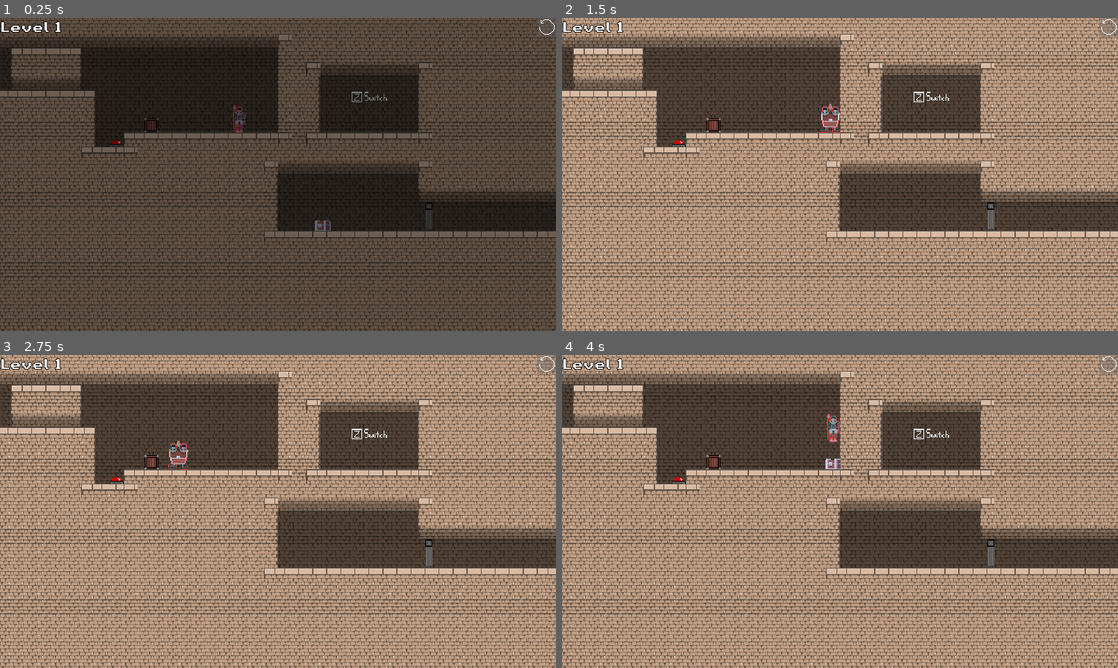
Above: before the commit, frames 1-4 (two rows, left to right).
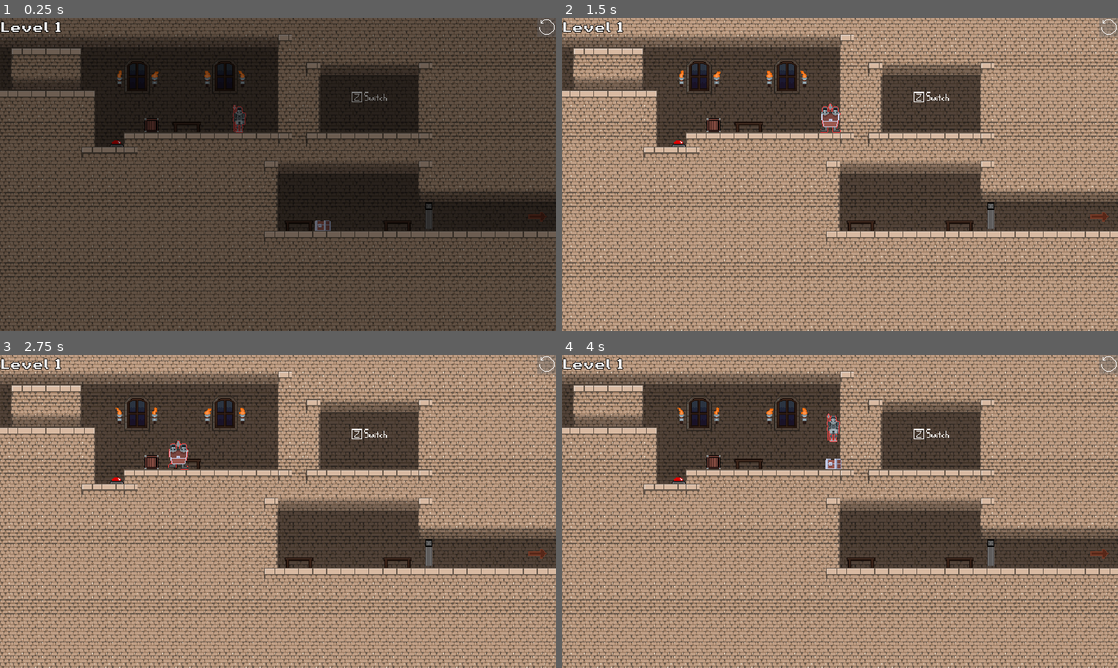
Above: after the commit, the same moments.

Repository: FireSquid6/Poltergeist-Heist
Game: Godot game, scene res://scenes/level_2.tscn
The game is run twice, just before and just after one commit, with the same random seed, the same clock (stepped at 60 frames per second) and the same inputs. This scene is started directly instead of the project's main scene.
Inputs (mouse positions are in pixels of both pictures, inside the frame that each line leads up to):
- Up to frame 1 (0.25 s): no input
- Up to frame 2 (1.5 s): move the mouse to (962, 158) at 0.52 s; hold Right (plr_right) from 0.53 s (still down); click (962, 158) at 0.6 s; tap Up (plr_jump) at 0.77 s; move the mouse to (728, 190) at 1.27 s; tap X (plr_merge) at 1.35 s
- Up to frame 3 (2.75 s): tap Up (plr_jump) at 1.52 s; move the mouse to (333, 442) at 2.02 s; release Right (plr_right) at 2.03 s; hold Left (plr_left) from 2.03 s (still down); tap Z (plr_switch) at 2.1 s
- Up to frame 4 (4 s): move the mouse to (812, 574) at 2.77 s; release Left (plr_left) at 2.78 s; hold Right (plr_right) from 2.78 s (still down); click (812, 574) at 2.85 s; tap Up (plr_jump) at 3.02, 3.77 s; move the mouse to (1006, 558) at 3.52 s; tap X (plr_merge) at 3.6 s

The runs differ from the first frame. In frame 1, 0.5% of the frame differs, in the area x 21-99%, y 13-68%; in frame 2, 1.0%; in frame 3, 0.9%; in frame 4, 1.0%.
Error in both runs: Invalid get index 'level_name' (on base: 'Node (global.gd)'). (res://instances/hud/Title.gd:7)

Commit message:
decorate levels

Diff:
--- a/src/scenes/level_2.tscn
+++ b/src/scenes/level_2.tscn
@@ -9,6 +9,10 @@
 [ext_resource path="res://instances/level_entities/gate/gate.tscn" type="PackedScene" id=7]
 [ext_resource path="res://resources/tileset.tres" type="TileSet" id=8]
 [ext_resource path="res://scenes/level_3.tscn" type="PackedScene" id=9]
+[ext_resource path="res://instances/decoration/arrow.tscn" type="PackedScene" id=10]
+[ext_resource path="res://instances/decoration/window.tscn" type="PackedScene" id=11]
+[ext_resource path="res://instances/decoration/torch.tscn" type="PackedScene" id=12]
+[ext_resource path="res://instances/decoration/bench.tscn" type="PackedScene" id=13]
 
 [node name="Level" instance=ExtResource( 5 )]
 level_name = "Level Two"
@@ -28,6 +32,41 @@
 [node name="Tutorial" parent="Decoration" index="0" instance=ExtResource( 1 )]
 position = Vector2( 208, -176 )
 frame = 1
+
+[node name="Window" parent="Decoration" index="1" instance=ExtResource( 11 )]
+position = Vector2( -296, -208 )
+offset = Vector2( -24, -24 )
+
+[node name="Window2" parent="Decoration" index="2" instance=ExtResource( 11 )]
+position = Vector2( -96, -208 )
+offset = Vector2( -24, -24 )
+
+[node name="Torch" parent="Decoration" index="3" instance=ExtResource( 12 )]
+position = Vector2( -360, -232 )
+
+[node name="Torch2" parent="Decoration" index="4" instance=ExtResource( 12 )]
+position = Vector2( -280, -232 )
+frame = 2
+
+[node name="Torch3" parent="Decoration" index="5" instance=ExtResource( 12 )]
+position = Vector2( -160, -232 )
+frame = 1
+
+[node name="Torch4" parent="Decoration" index="6" instance=ExtResource( 12 )]
+position = Vector2( -80, -232 )
+frame = 0
+
+[node name="Bench" parent="Decoration" index="7" instance=ExtResource( 13 )]
+position = Vector2( -208, -112 )
+
+[node name="Bench2" parent="Decoration" index="8" instance=ExtResource( 13 )]
+position = Vector2( 48, 112 )
+
+[node name="Bench3" parent="Decoration" index="9" instance=ExtResource( 13 )]
+position = Vector2( 272, 112 )
+
+[node name="Arrow" parent="Decoration" index="10" instance=ExtResource( 10 )]
+position = Vector2( 592, 96 )
 
 [node name="Gate" parent="Gates" index="0" instance=ExtResource( 7 )]
 position = Vector2( 768, 56 )
--- a/src/scenes/level_3.tscn
+++ b/src/scenes/level_3.tscn
@@ -8,6 +8,10 @@
 [ext_resource path="res://instances/level_entities/button/button.tscn" type="PackedScene" id=6]
 [ext_resource path="res://instances/level_entities/gate/gate.tscn" type="PackedScene" id=7]
 [ext_resource path="res://scenes/level_template.tscn" type="PackedScene" id=8]
+[ext_resource path="res://instances/decoration/chair.tscn" type="PackedScene" id=9]
+[ext_resource path="res://instances/decoration/window.tscn" type="PackedScene" id=10]
+[ext_resource path="res://instances/decoration/torch.tscn" type="PackedScene" id=11]
+[ext_resource path="res://instances/decoration/table.tscn" type="PackedScene" id=12]
 
 [node name="Level 3" instance=ExtResource( 8 )]
 level_name = "Level Three"
@@ -34,6 +38,26 @@
 position = Vector2( -592, 144 )
 scale = Vector2( -2, 2 )
 
+[node name="Torch" parent="Decoration" index="2" instance=ExtResource( 11 )]
+position = Vector2( 424, -32 )
+frame = 0
+
+[node name="Torch3" parent="Decoration" index="3" instance=ExtResource( 11 )]
+position = Vector2( 224, -88 )
+
+[node name="Torch2" parent="Decoration" index="4" instance=ExtResource( 11 )]
+position = Vector2( 536, -32 )
+frame = 0
+
+[node name="Table" parent="Decoration" index="5" instance=ExtResource( 12 )]
+position = Vector2( 224, 48 )
+
+[node name="Chair" parent="Decoration" index="6" instance=ExtResource( 9 )]
+position = Vector2( 264, 48 )
+
+[node name="Window" parent="Decoration" index="7" instance=ExtResource( 10 )]
+position = Vector2( 224, -24 )
+
 [node name="Gate" parent="Gates" index="0" instance=ExtResource( 7 )]
 position = Vector2( -768, 96 )
 next_level = ExtResource( 2 )
--- a/src/scenes/level_4.tscn
+++ b/src/scenes/level_4.tscn
@@ -1,9 +1,12 @@
-[gd_scene load_steps=5 format=2]
+[gd_scene load_steps=8 format=2]
 
 [ext_resource path="res://scenes/level_5.tscn" type="PackedScene" id=1]
 [ext_resource path="res://instances/decoration/arrow.tscn" type="PackedScene" id=2]
 [ext_resource path="res://instances/level_entities/gate/gate.tscn" type="PackedScene" id=3]
 [ext_resource path="res://scenes/level_template.tscn" type="PackedScene" id=4]
+[ext_resource path="res://instances/decoration/window.tscn" type="PackedScene" id=5]
+[ext_resource path="res://instances/decoration/candelebra.tscn" type="PackedScene" id=6]
+[ext_resource path="res://instances/decoration/bench.tscn" type="PackedScene" id=7]
 
 [node name="Level" instance=ExtResource( 4 )]
 level_name = "Level Four"
@@ -13,6 +16,28 @@
 
 [node name="Arrow" parent="Decoration" index="0" instance=ExtResource( 2 )]
 position = Vector2( 584, 16 )
+
+[node name="Window" parent="Decoration" index="1" instance=ExtResource( 5 )]
+position = Vector2( -376, 72 )
+
+[node name="Window2" parent="Decoration" index="2" instance=ExtResource( 5 )]
+position = Vector2( -248, 72 )
+
+[node name="Candelebra" parent="Decoration" index="3" instance=ExtResource( 6 )]
+position = Vector2( -432, 160 )
+frame = 0
+
+[node name="Candelebra2" parent="Decoration" index="4" instance=ExtResource( 6 )]
+position = Vector2( -208, 160 )
+
+[node name="Bench" parent="Decoration" index="5" instance=ExtResource( 7 )]
+position = Vector2( 56, 112 )
+
+[node name="Bench2" parent="Decoration" index="6" instance=ExtResource( 7 )]
+position = Vector2( 320, 48 )
+
+[node name="Bench3" parent="Decoration" index="7" instance=ExtResource( 7 )]
+position = Vector2( 448, 48 )
 
 [node name="Gate" parent="Gates" index="0" instance=ExtResource( 3 )]
 position = Vector2( 768, -32 )
--- a/src/scenes/level_5.tscn
+++ b/src/scenes/level_5.tscn
@@ -6,6 +6,9 @@
 [ext_resource path="res://instances/level_entities/crate/crate.tscn" type="PackedScene" id=4]
 [ext_resource path="res://instances/level_entities/gate/gate.tscn" type="PackedScene" id=5]
 [ext_resource path="res://scenes/level_6.tscn" type="PackedScene" id=6]
+[ext_resource path="res://instances/decoration/arrow.tscn" type="PackedScene" id=7]
+[ext_resource path="res://instances/decoration/window.tscn" type="PackedScene" id=8]
+[ext_resource path="res://instances/decoration/torch.tscn" type="PackedScene" id=9]
 
 [node name="Level" instance=ExtResource( 1 )]
 level_name = "Level Five"
@@ -22,6 +25,32 @@
 [node name="Door" parent="Entities" index="2" instance=ExtResource( 3 )]
 position = Vector2( -272, -96 )
 
+[node name="Window" parent="Decoration" index="0" instance=ExtResource( 8 )]
+position = Vector2( -128, -112 )
+
+[node name="Window2" parent="Decoration" index="1" instance=ExtResource( 8 )]
+position = Vector2( 96, -112 )
+
+[node name="Torch" parent="Decoration" index="2" instance=ExtResource( 9 )]
+position = Vector2( -168, -104 )
+frame = 2
+
+[node name="Torch2" parent="Decoration" index="3" instance=ExtResource( 9 )]
+position = Vector2( -88, -104 )
+frame = 1
+
+[node name="Torch3" parent="Decoration" index="4" instance=ExtResource( 9 )]
+position = Vector2( 56, -104 )
+frame = 0
+
+[node name="Torch4" parent="Decoration" index="5" instance=ExtResource( 9 )]
+position = Vector2( 136, -104 )
+frame = 0
+
+[node name="Arrow" parent="Decoration" index="6" instance=ExtResource( 7 )]
+position = Vector2( -576, -120 )
+scale = Vector2( -2, 2 )
+
 [node name="Gate" parent="Gates" index="0" instance=ExtResource( 5 )]
 position = Vector2( -768, -160 )
 next_level = ExtResource( 6 )
--- a/src/scenes/level_9.tscn
+++ b/src/scenes/level_9.tscn
@@ -7,12 +7,14 @@
 [ext_resource path="res://instances/level_entities/crate/crate.tscn" type="PackedScene" id=5]
 [ext_resource path="res://instances/level_entities/platform/platform.tscn" type="PackedScene" id=6]
 [ext_resource path="res://instances/decoration/arrow.tscn" type="PackedScene" id=7]
+[ext_resource path="res://instances/level_entities/gate/gate.tscn" type="PackedScene" id=8]
+[ext_resource path="res://scenes/level_10.tscn" type="PackedScene" id=9]
 
 [node name="Level" instance=ExtResource( 1 )]
 level_name = "Level Nine"
 
 [node name="Tilemap" parent="." index="1"]
-tile_data = PoolIntArray( -720916, 0, 0, -720915, 0, 1, -720 …(3198 unchanged characters)… 3, 0, 1, -327662, 0, 1, -327661, 0, 2, -196628, 0, 65536, -196627, 0, 65537, -19 …(8430 unchanged characters)…
+tile_data = PoolIntArray( -720916, 0, 0, -720915, 0, 1, -720 …(3198 unchanged characters)… 3, 0, 1, -327662, 0, 1, -327661, 0, 2, -327660, 0, 0, -196628, 0, 65536, -196627, 0, 65537, -19 …(8430 unchanged characters)…
 
 [node name="Door" parent="Entities" index="0" instance=ExtResource( 2 )]
 position = Vector2( -96, 104 )
@@ -80,6 +82,10 @@
 [node name="Arrow" parent="Decoration" index="0" instance=ExtResource( 7 )]
 position = Vector2( 592, -208 )
 
+[node name="Gate" parent="Gates" index="0" instance=ExtResource( 8 )]
+position = Vector2( 768, -224 )
+next_level = ExtResource( 9 )
+
 [node name="Lanky" parent="Controller" index="0"]
 position = Vector2( -240, -152 )
 
Not shown, changed: src/.mono/metadata/ide_messaging_meta.txt
Not shown: 1 places in src/scenes/level_2.tscn that only renumber resources
Not shown: 1 places in src/scenes/level_3.tscn that only renumber resources
Not shown: 1 places in src/scenes/level_5.tscn that only renumber resources
Not shown: 1 places in src/scenes/level_9.tscn that only renumber resources
